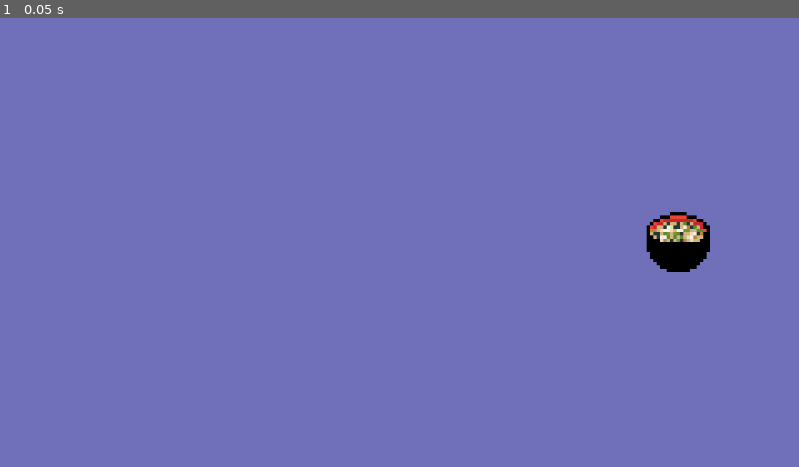
Above: before the commit, frame 1.
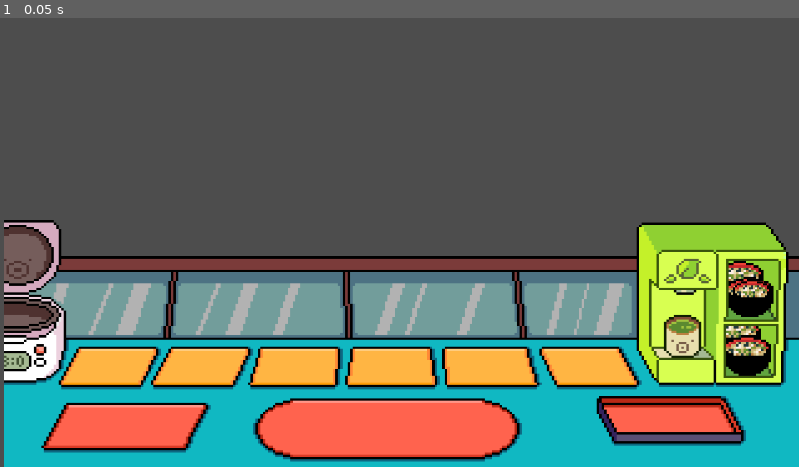
Above: after the commit, the same moment.

Repository: aowen7/Somethings-Fishy
Game: Godot game, scene res://scenes/world.tscn
The game is run twice, just before and just after one commit, with the same random seed, the same clock (stepped at 60 frames per second) and the same inputs.
Inputs:
- Up to frame 1 (0.05 s): no input

The runs differ from the first frame. In frame 1, 100% of the frame differs, in the area x 0-100%, y 0-100%.

Commit message:
bug fixed

Diff:
--- a/Food.gd
+++ b/Food.gd
@@ -18,9 +18,9 @@
 			global.is_dragging = false
 			var tween = get_tree().create_tween()
 			if is_inside_dropable:
-				tween.tween_property(self,"position",body_ref.position,0.2).set_ease(tween.EASE_OUT)
+				tween.tween_property(self,"position",body_ref.position,0.2).set_ease(Tween.EASE_OUT)
 			else:
-				tween.tween_property(self,"global_position",body_ref.initialPos,0.2).set_ease(tween.EASE_OUT)
+				tween.tween_property(self,"global_position",initialPos,0.2).set_ease(Tween.EASE_OUT)
 
 func _on_area_2d_mouse_entered():
 	if not global.is_dragging:
@@ -30,14 +30,15 @@
 func _on_area_2d_mouse_exited():
 	if not global.is_dragging:
 		draggable = false
-		scale = Vector2(1, 1)
+		scale = Vector2(1,1)
 
 func _on_area_2d_body_entered(body:StaticBody2D):
 	if body.is_in_group('dropable'):
 		is_inside_dropable = true
 		body.modulate = Color(Color.REBECCA_PURPLE, 1)
+		body_ref = body
 
 func _on_area_2d_body_exited(body):
 	if body.is_in_group('dropable'):
 		is_inside_dropable = false
-		body.modulate = Color(Color.MEDIUM_PURPLE, 0.2)
+		body.modulate = Color(Color.MEDIUM_PURPLE, 0.7)
--- a/scenes/slot.tscn
+++ b/scenes/slot.tscn
@@ -1,6 +1,6 @@
 [gd_scene load_steps=3 format=3 uid="uid://byxhio87yfra4"]
 
-[ext_resource type="Script" path="res://Slot.gd" id="1_ci6qr"]
+[ext_resource type="Script" path="res://scripts/Slot.gd" id="1_ci6qr"]
 
 [sub_resource type="RectangleShape2D" id="RectangleShape2D_leibj"]
 size = Vector2(128, 128)
--- a/scenes/world.tscn
+++ b/scenes/world.tscn
@@ -1,23 +1,19 @@
-[gd_scene load_steps=3 format=3 uid="uid://dd736nqnm3l6v"]
+[gd_scene load_steps=4 format=3 uid="uid://dd736nqnm3l6v"]
 
+[ext_resource type="Texture2D" uid="uid://i080bptfa22d" path="res://assests/sushi resurant enlarged.png" id="1_f34eq"]
 [ext_resource type="PackedScene" uid="uid://byxhio87yfra4" path="res://scenes/slot.tscn" id="1_mhkxd"]
 [ext_resource type="PackedScene" uid="uid://p4dbl04xfvjv" path="res://scenes/food.tscn" id="2_i0mue"]
 
 [node name="World" type="Node2D"]
 
-[node name="BG" type="ColorRect" parent="."]
-offset_right = 1925.0
-offset_bottom = 1086.0
-color = Color(0.439216, 0.439216, 0.729412, 1)
+[node name="Sprite2D" type="Sprite2D" parent="."]
+position = Vector2(967, 595)
+scale = Vector2(0.748047, 0.677778)
+texture = ExtResource("1_f34eq")
 
 [node name="Slot" parent="." instance=ExtResource("1_mhkxd")]
-position = Vector2(476, 695)
-
-[node name="Slot2" parent="." instance=ExtResource("1_mhkxd")]
-position = Vector2(725, 503)
-
-[node name="Slot3" parent="." instance=ExtResource("1_mhkxd")]
-position = Vector2(198, 246)
+position = Vector2(939, 989)
 
 [node name="Food" parent="." instance=ExtResource("2_i0mue")]
-position = Vector2(1630, 539)
+position = Vector2(1807, 672)
+scale = Vector2(0.6, 0.6)
Renamed: Slot.gd -> scripts/Slot.gd
